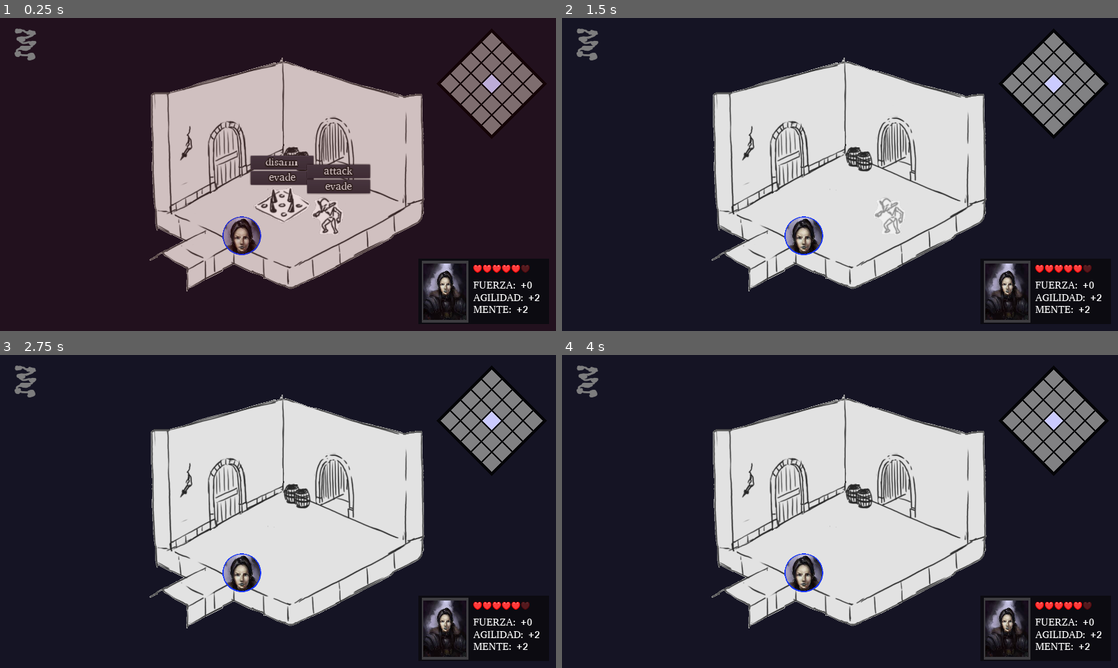
Above: before the commit, frames 1-4 (two rows, left to right).
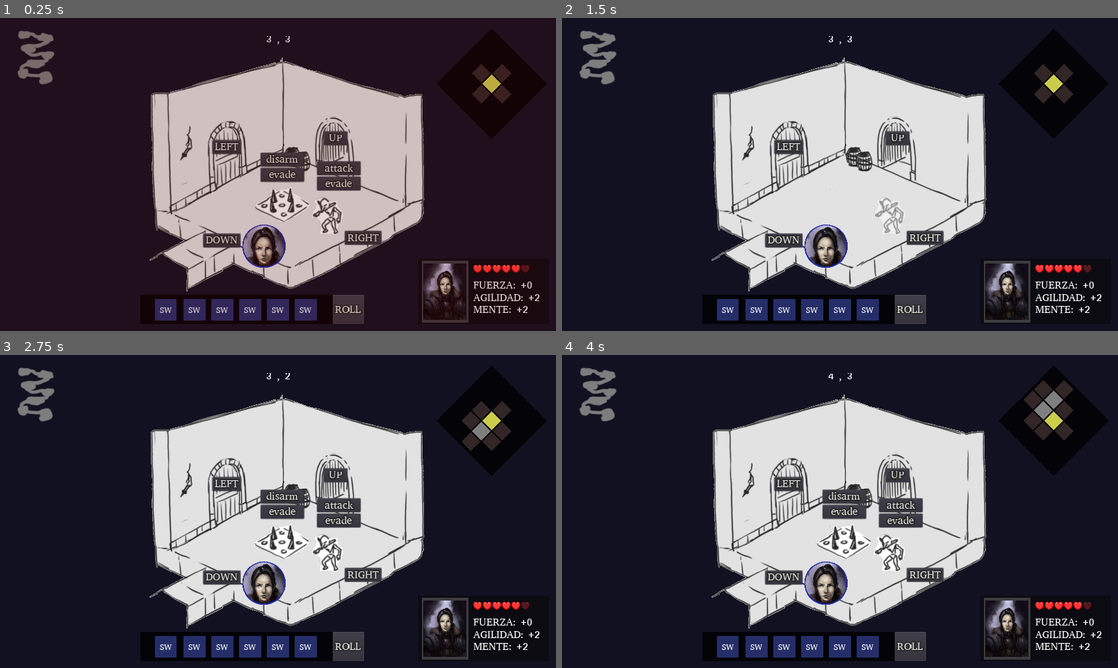
Above: after the commit, the same moments.

Repository: GabrielCancro/mazmorrum
Game: Godot game, scene res://scenes/Game.tscn
Same seed, same stepped clock (60 frames per second), same inputs: the game is played once before the commit and once after it.
Inputs (mouse positions are in pixels of both pictures, inside the frame that each line leads up to):
- Up to frame 1 (0.25 s): no input
- Up to frame 2 (1.5 s): click "disarm" at 0.5 s; click "attack" at 1.25 s
- Up to frame 3 (2.75 s): click (333, 473) at 2 s, where only the run after the commit has a clickable "UP"
- Up to frame 4 (4 s): click (784, 577) at 2.75 s, where only the run after the commit has a clickable "DOWN"; click (923, 574) at 3.5 s, where only the run after the commit has a clickable "RIGHT"

The runs differ from the first frame. In frame 1, 9.2% of the frame differs, in the area x 2-98%, y 3-98%; in frame 2, 9.0%; in frame 3, 11%; in frame 4, 11%.

Commit message:
update

Diff:
--- a/autoloads/dungeonManager.gd
+++ b/autoloads/dungeonManager.gd
@@ -1,9 +1,7 @@
 extends Node
 
 var GAME
-var MAP
-var CAMERA:Camera2D
-var UI
+var MINIMAP
 var PLAYER_TOKEN:PlayerToken
 var current_player_index = 0
 var ENABLED_INPUT = true
@@ -13,46 +11,34 @@
 # Called when the node enters the scene tree for the first time.
 func _initialize_dungeon_manager(_GAME):
 	GAME = _GAME
-	#MAP = GAME.get_node("Map")
-	#PLAYER_TOKEN = GAME.get_node("Map/PlayerToken")
-	#CAMERA = PLAYER_TOKEN.get_node("Camera2D")
-	UI = GAME.get_node("CL_UI")
+	PLAYER_TOKEN = GAME.get_node("PlayerToken")
+	MINIMAP = GAME.get_node("Minimap")
 	damage_player(0)
-
-func move_player_to_room(room):
-	DungeonManager.disable_input(.3)
-	PLAYER_TOKEN.map_position = room.data.map_position
-	PLAYER_TOKEN.z_index = room.z_index + 1
-	Effector.move_to( PLAYER_TOKEN, room.position+Vector2(0,100))
-	var pos = room.data.map_position
-	MAP.try_explore_room(pos.x+1,pos.y)
-	MAP.try_explore_room(pos.x-1,pos.y)
-	MAP.try_explore_room(pos.x,pos.y+1)
-	MAP.try_explore_room(pos.x,pos.y-1)
-	update_rooms_alpha()
-
-func get_current_room():
-	var pos = PLAYER_TOKEN.map_position
-	return MAP.get_room(pos.x,pos.y)
 
 func disable_input(time):
 	if !ENABLED_INPUT: return
 	ENABLED_INPUT = false
-	GAME.get_node("CL_BG/BG_INPUT").visible = true
+	GAME.get_node("BG_INPUT").visible = true
 	yield( get_tree().create_timer(time),"timeout")
 	ENABLED_INPUT = true
-	GAME.get_node("CL_BG/BG_INPUT").visible = false
+	GAME.get_node("BG_INPUT").visible = false
 
 func damage_player(dam=1):
 	var pdata = DataManager.get_current_player_data()
 	pdata.hp -= 1
-	UI.get_node("BG_DAMAGE").visible = true
-	UI.get_node("BG_DAMAGE").modulate.a = .5
-	Effector.disappear(UI.get_node("BG_DAMAGE"))
+	GAME.get_node("BG_DAMAGE").visible = true
+	GAME.get_node("BG_DAMAGE").modulate.a = .5
+	Effector.disappear(GAME.get_node("BG_DAMAGE"))
 	emit_signal("update_player_data",pdata)
 
-func update_rooms_alpha():
-	for r in MAP.get_node("Rooms").get_children():
-		if r.modulate.a > 0:
-			if r.z_index > PLAYER_TOKEN.z_index: r.modulate.a = .5
-			else: r.modulate.a = 1
+func on_door_click(code):
+	print("DOOR CLICK ",code)
+	var nextX = MapManager.current_room.data.posX
+	var nextY = MapManager.current_room.data.posY
+	if code=="U": nextY -= 1
+	if code=="D": nextY += 1
+	if code=="L": nextX -= 1
+	if code=="R": nextX += 1
+	var next_room_data = MapManager.get_room_data( nextX, nextY )
+	if next_room_data: MapManager.load_room(nextX, nextY)
+	MINIMAP.update_minimap()
--- a/autoloads/mapManager.gd
+++ b/autoloads/mapManager.gd
@@ -3,6 +3,7 @@
 var GAME
 var map_tile
 var map_size = Vector2(10,8)
+var current_room
 
 # Called when the node enters the scene tree for the first time.
 func _initialize_map(_GAME):
@@ -31,6 +32,7 @@
 		"posY":y,
 		"doors":{"up":true,"down":true,"left":true,"right":true},
 		"room_ref":null,
+		"state":"unexplored", #unexplored, ask, danger, safe
 		"tokens":[
 			{"type":"trap","pos":Vector2(650,430)},
 			{"type":"enemy","pos":Vector2(780,450)}
@@ -46,4 +48,18 @@
 	new_room.set_data( get_room_data(x,y) )
 	RoomContainer.add_child(new_room)
 	new_room.create_tokens()
+	current_room = new_room
+	update_room_exploration_state(x,y)
+	update_room_exploration_state(x,y+1)
+	update_room_exploration_state(x,y-1)
+	update_room_exploration_state(x+1,y)
+	update_room_exploration_state(x-1,y)
 	print("ROOM DATA SETED ",new_room.data)
+
+func update_room_exploration_state(x,y):
+	if current_room.data.posX==x && current_room.data.posY==y:
+		current_room.data.state = "safe"
+	else:
+		var test_room_data = get_room_data(x,y)
+		if test_room_data && test_room_data.state=="unexplored":
+			test_room_data.state = "ask"
--- /dev/null
+++ b/gameNodes/DiceSet.gd
@@ -0,0 +1,22 @@
+extends Control
+
+var results
+var is_rolling = false
+signal end_roll
+
+# Called when the node enters the scene tree for the first time.
+func _ready():
+	$Button.connect("button_down",self,"roll_set")
+
+func roll_set():
+	if is_rolling: return
+	is_rolling = true
+	results = []
+	for d in $Dices.get_children():
+		d.roll()
+	yield(get_tree().create_timer(1.2),"timeout")
+	for d in $Dices.get_children():
+		results.append(d.value)
+	print("DICE SET ROLL: ",results)
+	is_rolling = false
+	emit_signal("end_roll")
--- /dev/null
+++ b/gameNodes/DiceSet.tscn
@@ -0,0 +1,82 @@
+[gd_scene load_steps=5 format=2]
+
+[ext_resource path="res://gameNodes/dice.tscn" type="PackedScene" id=1]
+[ext_resource path="res://gameNodes/DiceSet.gd" type="Script" id=2]
+[ext_resource path="res://assets/AbyssinicaSIL-Regular.ttf" type="DynamicFontData" id=3]
+
+[sub_resource type="DynamicFont" id=1]
+size = 24
+outline_size = 3
+outline_color = Color( 0.164706, 0.164706, 0.164706, 1 )
+font_data = ExtResource( 3 )
+
+[node name="DiceSet" type="Control"]
+margin_right = 396.0
+margin_bottom = 67.0
+script = ExtResource( 2 )
+
+[node name="ColorRect" type="ColorRect" parent="."]
+anchor_right = 1.0
+anchor_bottom = 1.0
+color = Color( 0, 0, 0, 0.784314 )
+
+[node name="Dices" type="Control" parent="."]
+anchor_right = 1.0
+anchor_bottom = 1.0
+
+[node name="d0" parent="Dices" instance=ExtResource( 1 )]
+anchor_left = 0.5
+anchor_top = 0.5
+anchor_right = 0.5
+anchor_bottom = 0.5
+margin_left = -187.0
+margin_right = -137.0
+
+[node name="d1" parent="Dices" instance=ExtResource( 1 )]
+anchor_left = 0.5
+anchor_top = 0.5
+anchor_right = 0.5
+anchor_bottom = 0.5
+margin_left = -121.0
+margin_right = -71.0
+
+[node name="d2" parent="Dices" instance=ExtResource( 1 )]
+anchor_left = 0.5
+anchor_top = 0.5
+anchor_right = 0.5
+anchor_bottom = 0.5
+margin_left = -57.0
+margin_right = -7.0
+
+[node name="d3" parent="Dices" instance=ExtResource( 1 )]
+anchor_left = 0.5
+anchor_top = 0.5
+anchor_right = 0.5
+anchor_bottom = 0.5
+margin_left = 7.0
+margin_right = 57.0
+
+[node name="d4" parent="Dices" instance=ExtResource( 1 )]
+anchor_left = 0.5
+anchor_top = 0.5
+anchor_right = 0.5
+anchor_bottom = 0.5
+margin_left = 71.0
+margin_right = 121.0
+
+[node name="d5" parent="Dices" instance=ExtResource( 1 )]
+anchor_left = 0.5
+anchor_top = 0.5
+anchor_right = 0.5
+anchor_bottom = 0.5
+margin_left = 135.0
+margin_right = 185.0
+
+[node name="Button" type="Button" parent="."]
+anchor_left = 1.0
+anchor_right = 1.0
+anchor_bottom = 1.0
+margin_left = 1.0
+margin_right = 73.0
+custom_fonts/font = SubResource( 1 )
+text = "ROLL"
--- a/gameNodes/RoomFull.gd
+++ b/gameNodes/RoomFull.gd
@@ -7,6 +7,12 @@
 
 func set_data(room_data):
 	data = room_data
+	$doorU.connect("button_down",DungeonManager,"on_door_click",["U"])
+	$doorD.connect("button_down",DungeonManager,"on_door_click",["D"])
+	$doorR.connect("button_down",DungeonManager,"on_door_click",["R"])
+	$doorL.connect("button_down",DungeonManager,"on_door_click",["L"])
+	$Label.text = str(data.posX)+" , "+str(data.posY)
+	#if data.state == "ask": Effector.appear(self)
 
 func create_tokens():
 	print("CREATE TOKENS: ",data.tokens)
@@ -18,3 +24,6 @@
 		token_data.room_ref = self
 		token_node.set_data(token_data)
 		$Tokens.add_child(token_node)
+		if data.state == "ask":
+			Effector.appear(token_node)
+			yield(get_tree().create_timer(.4),"timeout")
--- a/gameNodes/RoomFull.tscn
+++ b/gameNodes/RoomFull.tscn
@@ -1,8 +1,19 @@
-[gd_scene load_steps=4 format=2]
+[gd_scene load_steps=7 format=2]
 
 [ext_resource path="res://gameNodes/RoomFull.gd" type="Script" id=1]
 [ext_resource path="res://assets/room/room_iso_v1.png" type="Texture" id=2]
 [ext_resource path="res://gameNodes/tokenRoom.tscn" type="PackedScene" id=3]
+[ext_resource path="res://assets/AbyssinicaSIL-Regular.ttf" type="DynamicFontData" id=4]
+
+[sub_resource type="DynamicFont" id=2]
+size = 24
+font_data = ExtResource( 4 )
+
+[sub_resource type="DynamicFont" id=1]
+size = 24
+outline_size = 3
+outline_color = Color( 0.164706, 0.164706, 0.164706, 1 )
+font_data = ExtResource( 4 )
 
 [node name="RoomFull" type="Control"]
 anchor_right = 1.0
@@ -22,8 +33,74 @@
 texture = ExtResource( 2 )
 expand = true
 
+[node name="Label" type="Label" parent="."]
+anchor_left = 0.5
+anchor_top = 0.5
+anchor_right = 0.5
+anchor_bottom = 0.5
+margin_left = -78.5
+margin_top = -335.5
+margin_right = 78.5
+margin_bottom = -288.5
+custom_fonts/font = SubResource( 2 )
+text = "2 , 5"
+align = 1
+valign = 1
+
 [node name="Tokens" type="Control" parent="."]
 anchor_right = 1.0
 anchor_bottom = 1.0
 
 [node name="tk_trap" parent="Tokens" instance=ExtResource( 3 )]
+anchor_left = 0.5
+anchor_top = 0.5
+anchor_right = 0.5
+anchor_bottom = 0.5
+
+[node name="doorU" type="Button" parent="."]
+anchor_left = 0.5
+anchor_top = 0.5
+anchor_right = 0.5
+anchor_bottom = 0.5
+margin_left = 106.0
+margin_top = -99.0
+margin_right = 160.0
+margin_bottom = -68.0
+custom_fonts/font = SubResource( 1 )
+text = "UP"
+
+[node name="doorD" type="Button" parent="."]
+anchor_left = 0.5
+anchor_top = 0.5
+anchor_right = 0.5
+anchor_bottom = 0.5
+margin_left = -172.0
+margin_top = 136.0
+margin_right = -118.0
+margin_bottom = 167.0
+custom_fonts/font = SubResource( 1 )
+text = "DOWN"
+
+[node name="doorR" type="Button" parent="."]
+anchor_left = 0.5
+anchor_top = 0.5
+anchor_right = 0.5
+anchor_bottom = 0.5
+margin_left = 154.0
+margin_top = 130.0
+margin_right = 208.0
+margin_bottom = 161.0
+custom_fonts/font = SubResource( 1 )
+text = "RIGHT"
+
+[node name="doorL" type="Button" parent="."]
+anchor_left = 0.5
+anchor_top = 0.5
+anchor_right = 0.5
+anchor_bottom = 0.5
+margin_left = -151.0
+margin_top = -79.0
+margin_right = -85.0
+margin_bottom = -48.0
+custom_fonts/font = SubResource( 1 )
+text = "LEFT"
--- a/gameNodes/dice.gd
+++ b/gameNodes/dice.gd
@@ -1,22 +1,19 @@
 extends Control
 
 var faces = ["SW","SW","SW","AX","",""]
-# Declare member variables here. Examples:
-# var a = 2
-# var b = "text"
+var index = 0
+var value = ""
 
-
-# Called when the node enters the scene tree for the first time.
 func _ready():
-	$Button.connect("button_down",self,"roll")
+	pass
+	#$Button.connect("button_down",self,"roll")
 
 func roll():
-	var index = 0
 	for i in range(10):
-		$Label.text = "?"
-		yield(get_tree().create_timer(.05),"timeout")
+		$Label.text = "??"
 		index = randi()%faces.size()
-		$Label.text = faces[index]
+		value = faces[index]
 		rect_rotation = rand_range(-10,10)
-		yield(get_tree().create_timer(.05),"timeout")
+		yield(get_tree().create_timer(.1),"timeout")
+	$Label.text = value
 	rect_rotation = 0
--- a/gameNodes/minimap.gd
+++ b/gameNodes/minimap.gd
@@ -7,6 +7,8 @@
 	update_minimap()
 
 func update_minimap():
+	tile_pos.x = MapManager.current_room.data.posX
+	tile_pos.y = MapManager.current_room.data.posY
 	for node_x in range(-2,3):
 		for node_y in range(-2,3):
 			update_miniroom(node_x,node_y)
@@ -17,6 +19,8 @@
 	var node = $Grid.get_child( (node_y+2)*5 + (node_x+2) )
 	if !data: node.modulate.a = 0
 	else:
-		if !data.is_explored: node.modulate.a = .5
-		else: node.modulate.a = 1
-	if node_x==0 && node_y==0: node.modulate = Color(.8,.8,1,1)
+		node.modulate = Color(1,1,1,1)
+		if data.state=="unexplored": node.modulate =  Color(0,0,0,0)
+		elif data.state=="ask": node.modulate = Color(.2,.15,.15,1)
+		else: node.modulate = Color(.5,.5,.5,1)
+	if node_x==0 && node_y==0: node.modulate = Color(.8,.8,.3,1)
--- a/gameNodes/playerToken.gd
+++ b/gameNodes/playerToken.gd
@@ -1,4 +1,4 @@
-extends Node2D
+extends Control
 class_name PlayerToken
 
 var map_position = Vector2(0,0)
--- a/gameNodes/playerToken.tscn
+++ b/gameNodes/playerToken.tscn
@@ -11,17 +11,33 @@
 outline_color = Color( 0.843137, 0.843137, 0.843137, 1 )
 font_data = ExtResource( 4 )
 
-[node name="PlayerToken" type="Node2D"]
+[node name="PlayerToken" type="Control"]
 script = ExtResource( 3 )
 
-[node name="Sprite" type="Sprite" parent="."]
-modulate = Color( 0.0901961, 0.211765, 1, 1 )
-scale = Vector2( 0.7, 0.7 )
+[node name="Outline" type="TextureRect" parent="."]
+modulate = Color( 0.145098, 0.176471, 0.662745, 1 )
+anchor_left = 0.5
+anchor_top = 0.5
+anchor_right = 0.5
+anchor_bottom = 0.5
+margin_left = -50.0
+margin_top = -50.0
+margin_right = 50.0
+margin_bottom = 50.0
 texture = ExtResource( 1 )
+expand = true
 
-[node name="Sprite2" type="Sprite" parent="."]
-scale = Vector2( 0.7, 0.7 )
+[node name="Image" type="TextureRect" parent="."]
+anchor_left = 0.5
+anchor_top = 0.5
+anchor_right = 0.5
+anchor_bottom = 0.5
+margin_left = -50.0
+margin_top = -50.0
+margin_right = 50.0
+margin_bottom = 50.0
 texture = ExtResource( 2 )
+expand = true
 
 [node name="lb_dices" type="Label" parent="."]
 anchor_left = 0.5
@@ -37,8 +53,3 @@
 text = "7+4"
 align = 1
 valign = 1
-
-[node name="Camera2D" type="Camera2D" parent="."]
-offset = Vector2( 0, -70 )
-smoothing_enabled = true
-smoothing_speed = 3.0
--- a/gameNodes/tokenRoom.tscn
+++ b/gameNodes/tokenRoom.tscn
@@ -29,15 +29,15 @@
 anchor_top = 0.5
 anchor_right = 0.5
 anchor_bottom = 0.5
-margin_left = -72.5
-margin_top = -225.5
-margin_right = 72.5
-margin_bottom = -46.5
+margin_left = -50.0
+margin_top = -186.0
+margin_right = 50.0
+margin_bottom = -54.0
 alignment = 2
 
 [node name="Button" type="Button" parent="ActionsContainer"]
-margin_top = 148.0
-margin_right = 145.0
-margin_bottom = 179.0
+margin_top = 101.0
+margin_right = 100.0
+margin_bottom = 132.0
 custom_fonts/font = SubResource( 1 )
 text = "ACTION"
--- a/project.godot
+++ b/project.godot
@@ -9,7 +9,7 @@
 config_version=4
 
 _global_script_classes=[ {
-"base": "Node2D",
+"base": "Control",
 "class": "PlayerToken",
 "language": "GDScript",
 "path": "res://gameNodes/playerToken.gd"
--- a/scenes/Game.tscn
+++ b/scenes/Game.tscn
@@ -1,33 +1,26 @@
-[gd_scene load_steps=10 format=2]
+[gd_scene load_steps=8 format=2]
 
+[ext_resource path="res://gameNodes/DiceSet.tscn" type="PackedScene" id=1]
 [ext_resource path="res://gameNodes/playerSheet.tscn" type="PackedScene" id=2]
 [ext_resource path="res://assets/bg_dungeon_level.png" type="Texture" id=3]
 [ext_resource path="res://gameNodes/playerToken.tscn" type="PackedScene" id=4]
-[ext_resource path="res://assets/AbyssinicaSIL-Regular.ttf" type="DynamicFontData" id=5]
 [ext_resource path="res://scenes/Game.gd" type="Script" id=6]
-[ext_resource path="res://gameNodes/dice.tscn" type="PackedScene" id=8]
 [ext_resource path="res://gameNodes/RoomFull.tscn" type="PackedScene" id=9]
 [ext_resource path="res://gameNodes/minimap.tscn" type="PackedScene" id=10]
-
-[sub_resource type="DynamicFont" id=1]
-size = 22
-font_data = ExtResource( 5 )
 
 [node name="Game" type="Control"]
 anchor_right = 1.0
 anchor_bottom = 1.0
 script = ExtResource( 6 )
 
-[node name="CL_BG" type="CanvasLayer" parent="."]
-layer = -1
-
-[node name="BG" type="ColorRect" parent="CL_BG"]
+[node name="BG" type="ColorRect" parent="."]
 anchor_right = 1.0
 anchor_bottom = 1.0
 mouse_filter = 2
 color = Color( 0.0745098, 0.0705882, 0.133333, 1 )
 
-[node name="BG_INPUT" type="ColorRect" parent="CL_BG"]
+[node name="BG_INPUT" type="ColorRect" parent="."]
+visible = false
 anchor_right = 1.0
 anchor_bottom = 1.0
 mouse_filter = 2
@@ -38,10 +31,12 @@
 anchor_bottom = 1.0
 
 [node name="RoomFull" parent="RoomContainer" instance=ExtResource( 9 )]
-margin_right = -212.0
 
 [node name="PlayerToken" parent="." instance=ExtResource( 4 )]
-position = Vector2( 557, 501 )
+margin_left = 608.0
+margin_top = 525.0
+margin_right = 608.0
+margin_bottom = 525.0
 
 [node name="Minimap" parent="." instance=ExtResource( 10 )]
 anchor_left = 1.0
@@ -52,27 +47,26 @@
 margin_bottom = 204.0
 rect_rotation = 45.0
 
-[node name="CL_UI" type="CanvasLayer" parent="."]
-layer = 0
+[node name="DiceSet2" parent="." instance=ExtResource( 1 )]
+anchor_left = 0.5
+anchor_top = 1.0
+anchor_right = 0.5
+anchor_bottom = 1.0
+margin_left = -317.0
+margin_top = -83.0
+margin_right = 125.0
+margin_bottom = -16.0
 
-[node name="BG_DAMAGE" type="ColorRect" parent="CL_UI"]
-visible = false
-modulate = Color( 1, 0, 0, 0.533333 )
-anchor_right = 1.0
-anchor_bottom = 1.0
-mouse_filter = 2
-color = Color( 0.415686, 0, 0, 1 )
-
-[node name="DungeonLevel" type="TextureRect" parent="CL_UI"]
+[node name="DungeonLevel" type="TextureRect" parent="."]
 modulate = Color( 0.501961, 0.501961, 0.501961, 1 )
 margin_left = 23.0
 margin_top = 17.0
-margin_right = 92.0
-margin_bottom = 105.0
+margin_right = 139.0
+margin_bottom = 165.0
 texture = ExtResource( 3 )
 expand = true
 
-[node name="PlayerSheet" parent="CL_UI" instance=ExtResource( 2 )]
+[node name="PlayerSheet" parent="." instance=ExtResource( 2 )]
 anchor_left = 1.0
 anchor_top = 1.0
 margin_left = -316.0
@@ -80,25 +74,10 @@
 margin_right = -16.0
 margin_bottom = -16.0
 
-[node name="Button" type="Button" parent="CL_UI"]
+[node name="BG_DAMAGE" type="ColorRect" parent="."]
 visible = false
-margin_left = 246.0
-margin_top = 533.0
-margin_right = 534.0
-margin_bottom = 573.0
-custom_fonts/font = SubResource( 1 )
-text = "USAR FUENTE SANADORA"
-
-[node name="Dice" parent="CL_UI" instance=ExtResource( 8 )]
-visible = false
-margin_left = 640.0
-margin_top = 100.0
-margin_right = 680.0
-margin_bottom = 140.0
-
-[node name="Dice2" parent="CL_UI" instance=ExtResource( 8 )]
-visible = false
-margin_left = 716.0
-margin_top = 130.0
-margin_right = 756.0
-margin_bottom = 170.0
+modulate = Color( 1, 0, 0, 0.533333 )
+anchor_right = 1.0
+anchor_bottom = 1.0
+mouse_filter = 2
+color = Color( 0.415686, 0, 0, 1 )
